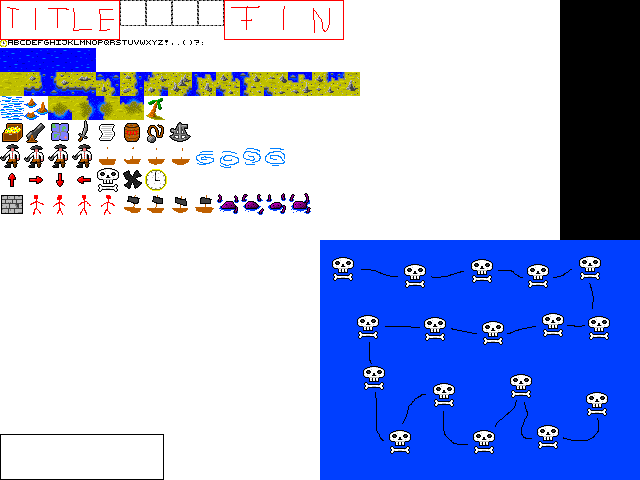
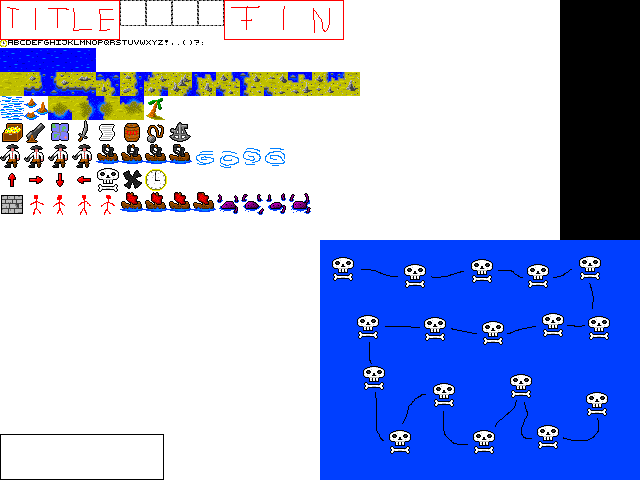
Comparing the layer stacks of the two 640 x 480 images. Changes:
painted on "content" over box(96, 144, 216, 213)
